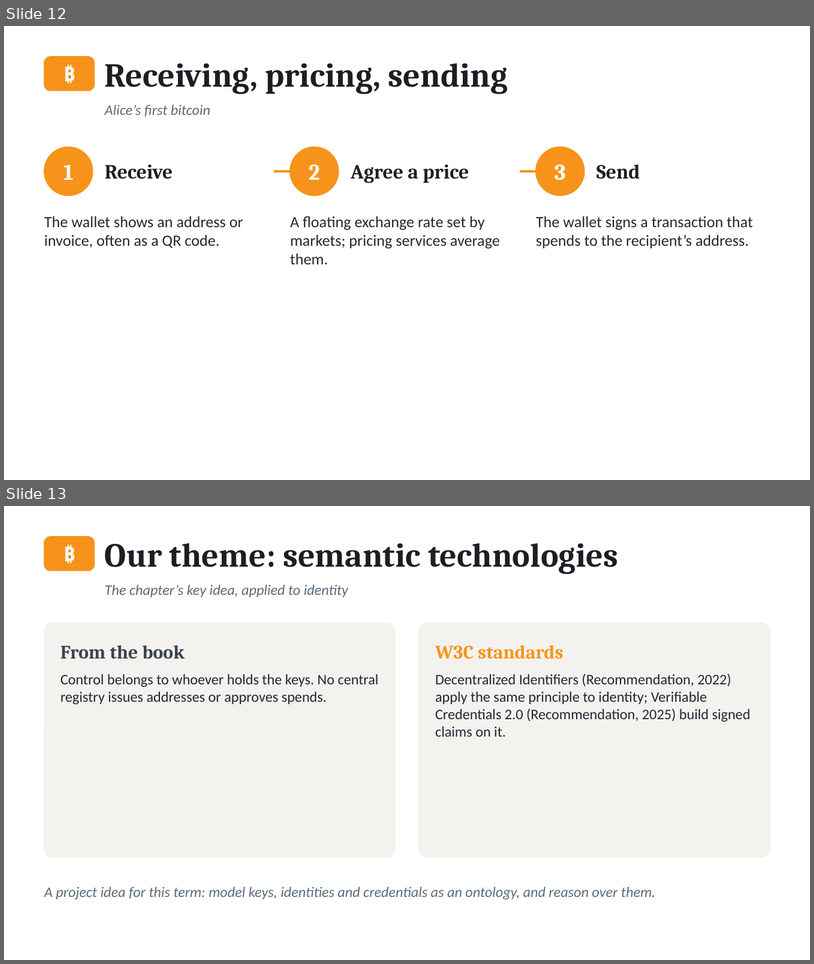
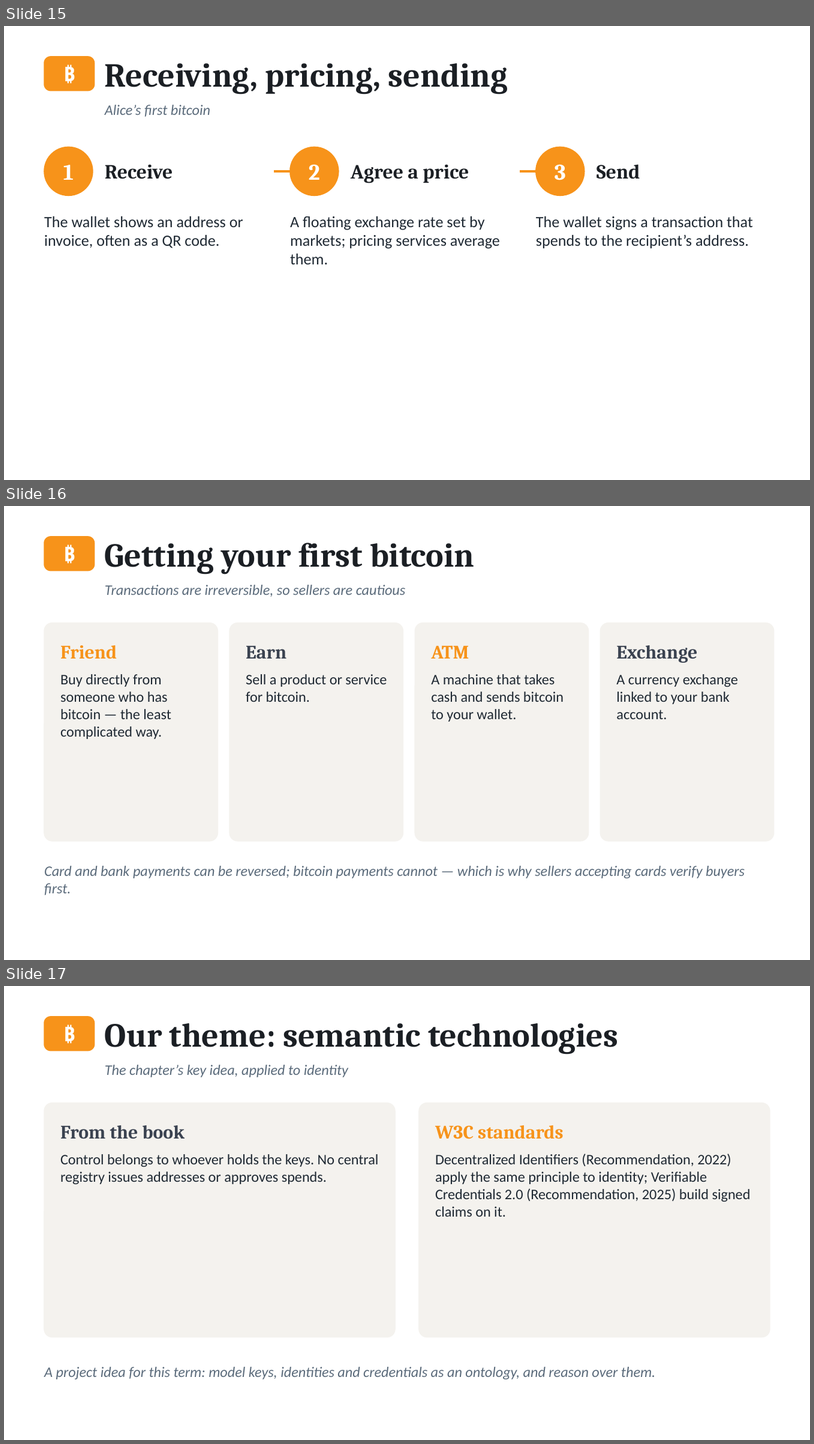
Before and after one commit to altunelyusuf/SEN0401, a slide deck: 03-materials/ch01/SEN0401_Ch01_Introduction_3e.pptx. Shown one above the other, each under a label of ours: slides 12 and 13 before the commit, slides 15, 16 and 17 after it. The pictures are 814x964 and 814x1444 pixels, drawn with LibreOffice and Linux fonts; fonts in the diff are those of the drawing. Boxes give left, top, right and bottom in pixels: in the first picture for what was removed or moved away, otherwise in the second. Text is boxed around its words. In the diff, an @@ line names an element or a change of style, - is before the commit and + after.

```diff
--- a/03-materials/ch01/SEN0401_Ch01_Introduction_3e.pptx
+++ b/03-materials/ch01/SEN0401_Ch01_Introduction_3e.pptx
@@ slide 16 added at box(4, 506, 810, 960), background #FFFFFF @@
@@ rounded rectangle added at box(44, 537, 95, 571), fill #F7931A, outline #F7931A 1 pt @@
@@ text added at box(44, 537, 95, 571), 18 pt, text #FFFFFF, bold @@
+₿
@@ text added at box(105, 543, 474, 574), 30 pt, text #1B1F24, bold @@
+Getting your first bitcoin
@@ text added at box(105, 585, 406, 597), 13 pt, text #5B6B7B, italic @@
+Transactions are irreversible, so sellers are cautious
@@ rounded rectangle added at box(44, 623, 218, 841), fill #F4F2EE, outline #F4F2EE 1 pt @@
@@ rounded rectangle added at box(230, 623, 403, 841), fill #F4F2EE, outline #F4F2EE 1 pt @@
@@ rounded rectangle added at box(415, 623, 588, 841), fill #F4F2EE, outline #F4F2EE 1 pt @@
@@ rounded rectangle added at box(601, 623, 774, 841), fill #F4F2EE, outline #F4F2EE 1 pt @@
@@ text added at box(60, 645, 117, 659), 17 pt, text #F7931A, bold @@
+Friend
@@ text added at box(246, 646, 287, 658), 17 pt, text #3A4250, bold @@
+Earn
@@ text added at box(431, 645, 469, 658), 17 pt, text #F7931A, bold @@
+ATM
@@ text added at box(617, 645, 698, 663), 17 pt, text #3A4250, bold @@
+Exchange
@@ text added at box(60, 674, 171, 739), 13 pt, text #1F2933 @@
+Buy directly from someone who has bitcoin — the least complicated way.
@@ text added at box(246, 674, 387, 702), 13 pt, text #1F2933 @@
+Sell a product or service for bitcoin.
@@ text added at box(431, 674, 564, 721), 13 pt, text #1F2933 @@
+A machine that takes cash and sends bitcoin to your wallet.
@@ text added at box(617, 674, 738, 719), 13 pt, text #1F2933 @@
+A currency exchange linked to your bank account.
@@ text added at box(44, 865, 745, 895), 13 pt, text #5B6B7B, italic @@
+Card and bank payments can be reversed; bitcoin payments cannot — which is why sellers accepting cards verify buyers first.
@@ what was slide 12 is now slide 15 @@
@@ what was slide 13 is now slide 17 @@
```
Also in this commit, not shown: 2 slides changed, 4 other slides added, 31 other files.
